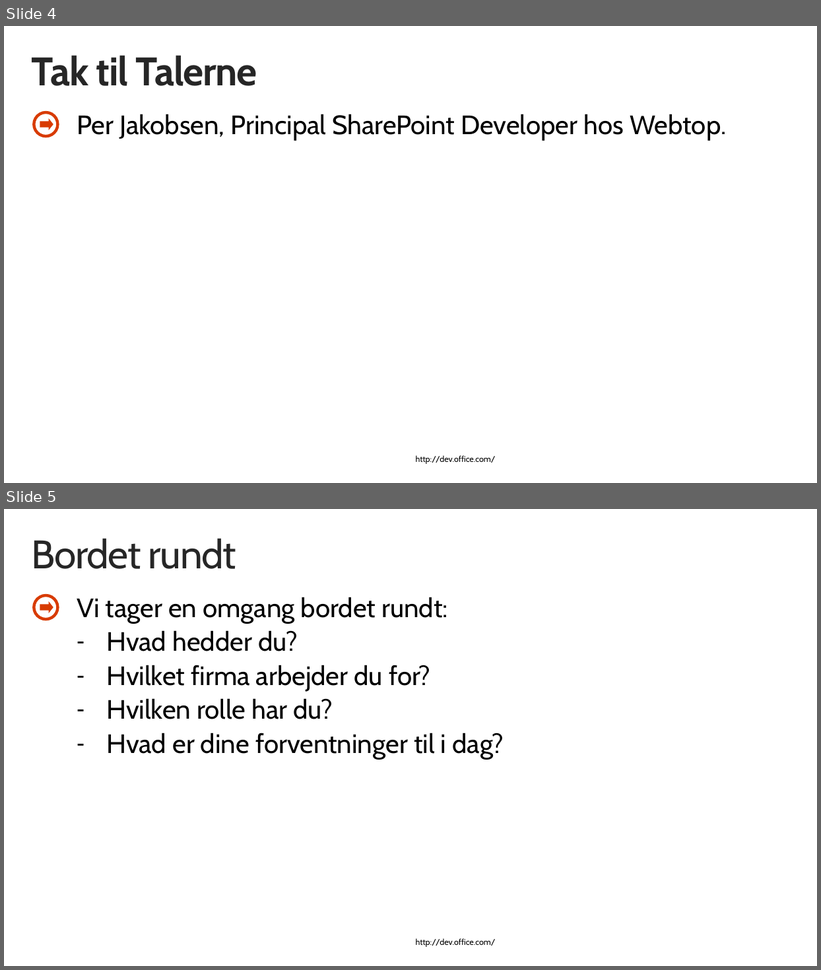
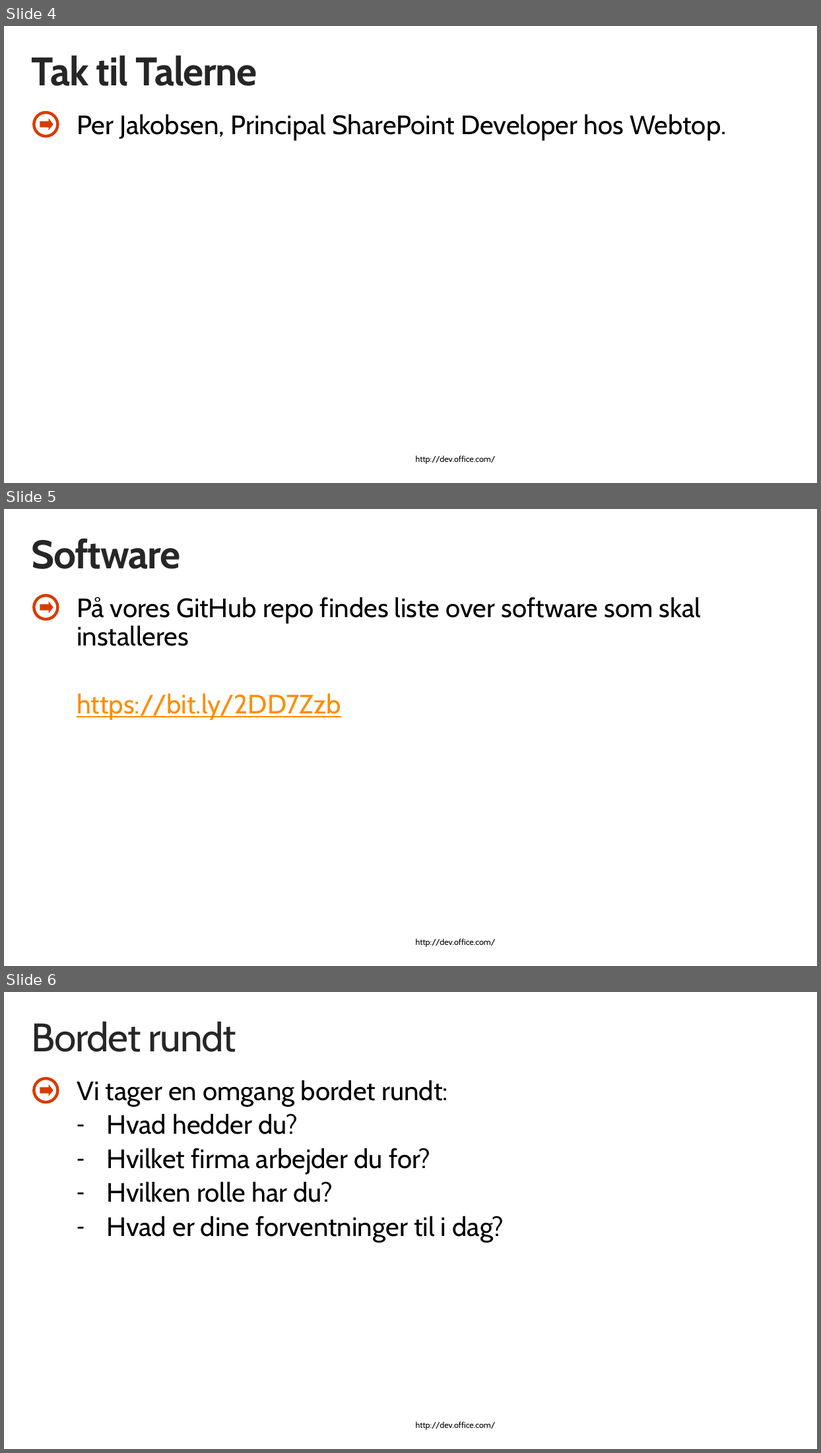
Before and after one commit to andersdissing/spbg-codecamp-pnp-2018, a slide deck: 0 - Agenda SPBG Dev Camp.pptx. Shown one above the other, each under a label of ours: slides 4 and 5 before the commit, slides 4, 5 and 6 after it. The pictures are 821x970 and 821x1453 pixels, drawn with LibreOffice and Linux fonts; fonts in the diff are those of the drawing; background and template pictures are left out. Boxes give left, top, right and bottom in pixels: in the first picture for what was removed or moved away, otherwise in the second. Text is boxed around its words. In the diff, an @@ line names an element or a change of style, - is before the commit and + after.

```diff
--- a/0 - Agenda SPBG Dev Camp.pptx
+++ b/0 - Agenda SPBG Dev Camp.pptx
@@ slide 5 added at [4,509,817,966], background #FFFFFF; not listed: 1 template element that a slide beside it also shows @@
@@ title added at [32,538,181,569], 48 pt, text #262626, bold @@
+Software
@@ ellipse added at [34,595,58,620], fill #FFFFFF, outline #D83B01 3.5 pt @@
@@ right arrow added at [40,601,54,614], fill #D83B01 @@
@@ text added at [77,597,701,720], 32 pt, text #000000 @@
+På vores GitHub repo findes liste over software som skal installeres
+https://bit.ly/2DD7Zzb
@@ what was slide 5 is now slide 6 @@
```
Also in this commit, not shown: 1 slide changed, 1 other file.
